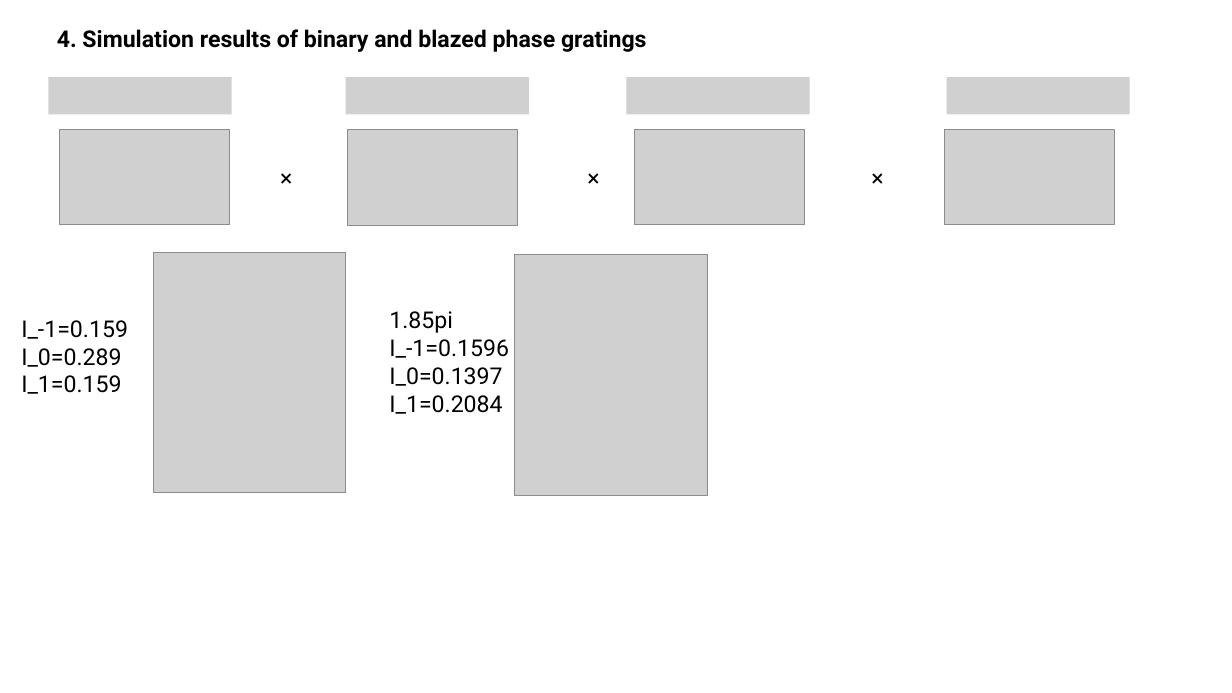
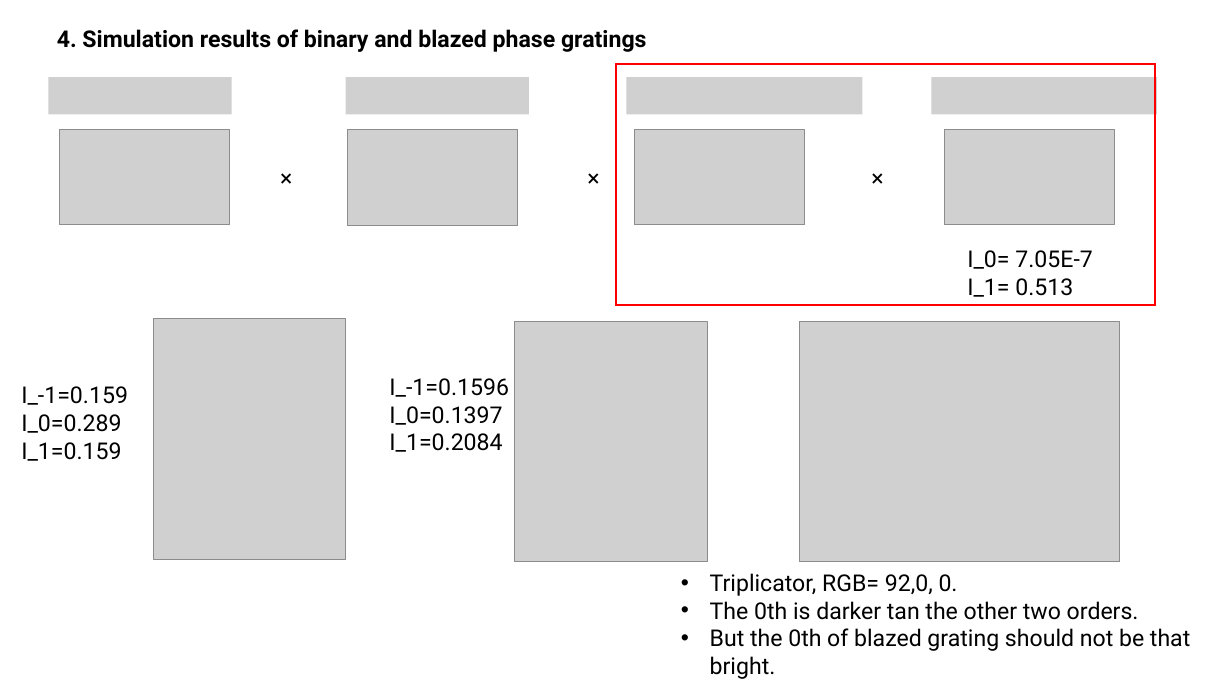
Before and after one commit to SSSSSGGGGGG/Computer-Generate-Hologram, a slide deck: slide 5 of Simulation of phase gratings_not 2pi.pptx. Drawn at 1232x693 pixels with LibreOffice and Linux fonts; fonts in the diff are those of the drawing; grey boxes stand for pictures. Boxes give left, top, right and bottom in pixels: in the first picture for what was removed or moved away, otherwise in the second. Text is boxed around its words. In the diff, an @@ line names an element or a change of style, - is before the commit and + after.

```diff
--- a/Simulation of phase gratings_not 2pi.pptx
+++ b/Simulation of phase gratings_not 2pi.pptx
@@ rectangle added at (616,65,1155,305), outline #FF0000 1.5 pt @@
@@ picture: place and size @@
-picture at (627,78,810,115)
+picture at (627,78,862,115)
@@ picture: place and size @@
-picture at (946,78,1129,115)
+picture at (932,78,1157,115)
@@ text added at (967,250,1092,297), 18 pt, text #000000 @@
+I_0= 7.05E-7 I_1= 0.513
@@ text at (389,311,453,333): paragraph removed @@
-1.85pi
@@ picture added at (799,322,1120,562) @@
@@ 2 pictures, 1 text: place and size @@
-2 pictures, 1 text at (21,252,707,495)
+2 pictures, 1 text at (21,319,707,562)
@@ text "I_-1=0.1596": place and size @@
-text "I_-1=0.1596" at (389,311,509,414)
+text "I_-1=0.1596" at (389,378,509,452)
@@ text added at (710,573,1190,679), 18 pt, text #000000 @@
+• Triplicator, RGB= 92,0, 0.
+• The 0th is darker tan the other two orders.
+• But the 0th of blazed grating should not be that bright.
```
Also in this commit, not shown: 6 other slides changed, 1 slide added, 5 slides removed, 8 other files.
